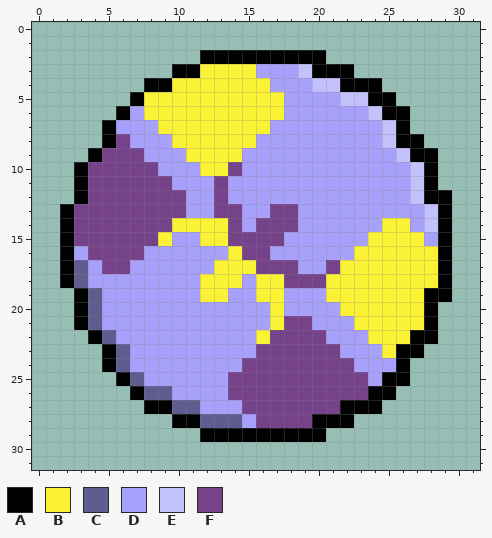
File history of a pixel-art file, assets/sprites/Pickups/coin.aseprite. This is how it looked before the edit.
32x32 pixels, 1 frame.
Palette (. is transparent): A #000000  B #fbf236  C #5f5c8f  D #a7a1fb  E #c2c1fb  F #76428a
Once edited:
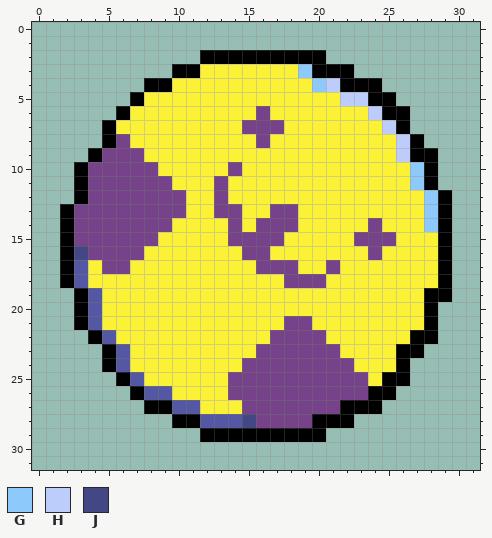
Colours new in this view: G #8dc9fb  H #bcccfb  J #444785
The edit:
{"colour":"C","old":"#5f5c8f","new":"#5458a4"}
{"where": "layer \"Bg\""}
{"y":3,"x":16,"old":"DDDE","new":"BBBG"}
{"y":4,"x":17,"old":"DDDEE","new":"BBBGH"}
{"y":5,"x":18,"old":"DDDDEE","new":"BBBBHH"}
{"y":6,"x":7,"old":"D","new":"B"}
{"y":6,"x":16,"old":"B","new":"F"}
{"y":6,"x":18,"old":"DDDDDDE","new":"BBBBBBH"}
{"y":7,"x":6,"old":"DDD","new":"BBB"}
{"y":7,"x":15,"old":"BBDDDDDDDDE","new":"FFFBBBBBBBH"}
{"y":8,"x":7,"old":"DDD","new":"BBB"}
{"y":8,"x":16,"old":"DDDDDDDDDEA","new":"FBBBBBBBBBH"}
{"y":9,"x":8,"old":"DDD","new":"BBB"}
{"y":9,"x":15,"old":"DDDDDDDDDDDE","new":"BBBBBBBBBBBH"}
{"y":10,"x":9,"old":"DDD","new":"BBB"}
{"y":10,"x":15,"old":"DDDDDDDDDDDDE","new":"BBBBBBBBBBBBG"}
{"y":11,"x":10,"old":"DDD","new":"BBB"}
{"y":11,"x":14,"old":"DDDDDDDDDDDDDE","new":"BBBBBBBBBBBBBG"}
{"y":12,"x":11,"old":"DD","new":"BB"}
{"y":12,"x":14,"old":"DDDDDDDDDDDDDEA","new":"BBBBBBBBBBBBBBG"}
{"y":13,"x":11,"old":"DD","new":"BB"}
{"y":13,"x":15,"old":"DD","new":"BB"}
{"y":13,"x":19,"old":"DDDDDDDDDE","new":"BBBBBBBBBG"}
{"y":14,"x":15,"old":"D","new":"B"}
{"y":14,"x":19,"old":"DDDDDD","new":"BBBBBF"}
{"y":14,"x":27,"old":"DE","new":"BG"}
{"y":15,"x":10,"old":"DD","new":"BB"}
{"y":15,"x":18,"old":"DDDDDDBB","new":"BBBBBFFF"}
{"y":15,"x":28,"old":"D","new":"B"}
{"y":16,"x":3,"old":"D","new":"J"}
{"y":16,"x":8,"old":"DDDDDD","new":"BBBBBB"}
{"y":16,"x":17,"old":"DDDDDD","new":"BBBBBB"}
{"y":16,"x":24,"old":"B","new":"F"}
{"y":17,"x":4,"old":"D","new":"B"}
{"y":17,"x":7,"old":"DDDDDD","new":"BBBBBB"}
{"y":17,"x":19,"old":"DD","new":"BB"}
{"y":18,"x":4,"old":"DDDDDDDD","new":"BBBBBBBB"}
{"y":18,"x":15,"old":"D","new":"B"}
{"y":19,"x":5,"old":"DDDDDDD","new":"BBBBBBB"}
{"y":19,"x":14,"old":"DD","new":"BB"}
{"y":19,"x":18,"old":"DDD","new":"BBB"}
{"y":20,"x":5,"old":"DDDDDDDDDDDD","new":"BBBBBBBBBBBB"}
{"y":20,"x":18,"old":"DDDD","new":"BBBB"}
{"y":21,"x":5,"old":"DDDDDDDDDDDD","new":"BBBBBBBBBBBB"}
{"y":21,"x":20,"old":"DDD","new":"BBB"}
{"y":22,"x":6,"old":"DDDDDDDDDD","new":"BBBBBBBBBB"}
{"y":22,"x":21,"old":"DDD","new":"BBB"}
{"y":23,"x":7,"old":"DDDDDDDDD","new":"BBBBBBBBB"}
{"y":23,"x":22,"old":"DDD","new":"BBB"}
{"y":24,"x":7,"old":"DDDDDDDD","new":"BBBBBBBB"}
{"y":24,"x":23,"old":"DDD","new":"BBB"}
{"y":25,"x":8,"old":"DDDDDD","new":"BBBBBB"}
{"y":25,"x":24,"old":"D","new":"B"}
{"y":26,"x":10,"old":"DDDD","new":"BBBB"}
{"y":27,"x":12,"old":"DDD","new":"BBB"}
{"y":28,"x":15,"old":"D","new":"J"}
{"label":"changed","picture_box":[74,64,438,428]}
